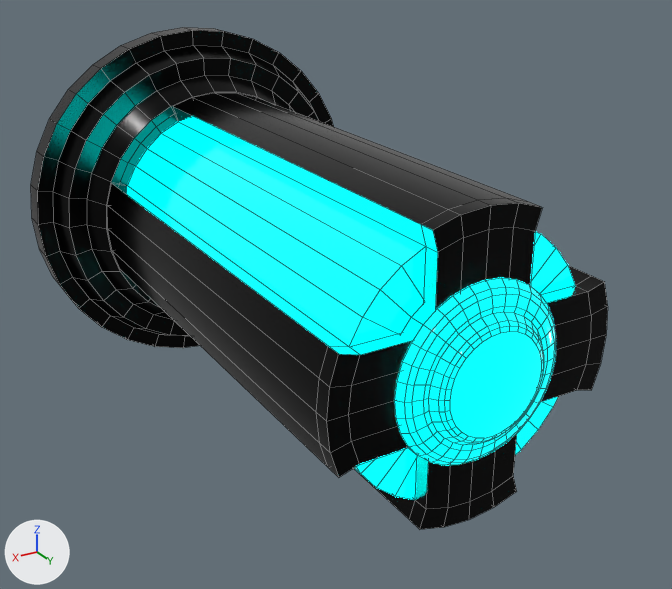
The FBX model ikt/Assets/Assets/Models/CashCow1.fbx, before and after one commit.
Before and after are seen from a camera (50 mm lens) standing at (35.3, 86.5, 28.4) and looking at (-0.7, 26.5, -1.6). Lighting does not change. The marker at lower left points along +X, +Y and +Z. Mesh edges are drawn as thin lines. Where no turn or scale is listed for an object, it has been applied to the vertices.
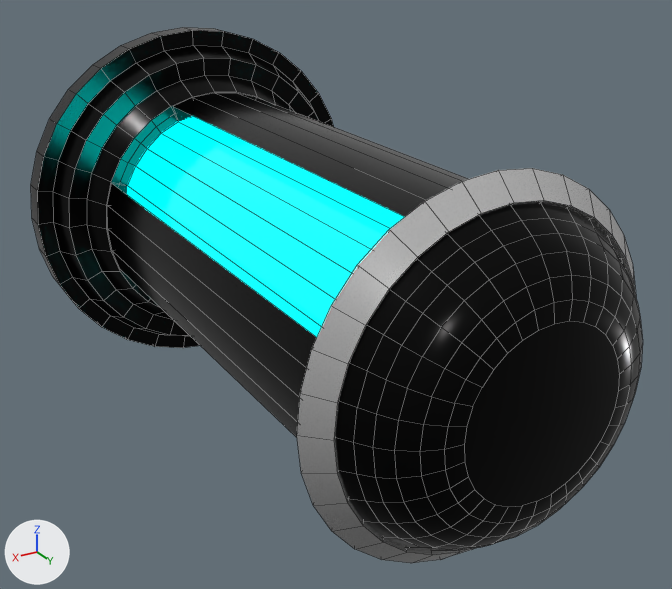
What changed in the scene script:
```text
Add mat_core2_002:
    mat_core2_002 = principled_material('Core2.002')
    mat_core2_002.base_color = (0.731, 0.731, 0.731)  # light grey #dedede
    mat_core2_002.metallic = 0.792
    mat_core2_002.roughness = 0.217
Add mat_core_003:
    mat_core_003 = principled_material('Core.003')
    mat_core_003.base_color = (0.0, 0.0, 0.0)  # black #000000
    mat_core_003.metallic = 0.723
    mat_core_003.roughness = 0.204
Add me_cylinder_016:
    me_cylinder_016.from_pydata(...)  # 128 vertices, 128 faces; spans x -13.6..13.6, y -3.4..1.8, z -13.6..13.6
    me_cylinder_016.materials.append(mat_core2_002)  # light grey #dedede
Add me_cylinder_007:
    me_cylinder_007.from_pydata(...)  # 288 vertices, 258 faces; spans x -12.1..12.1, y -8.4..3.7, z -12.1..12.1
    me_cylinder_007.materials.append(mat_core_003)  # black #000000
Add ob_livet2_001:
    ob_livet2_001 = bpy.data.objects.new('Livet2.001', me_cylinder_016)
    ob_livet2_001.location = (0.0, 45.71, 0.0)
Add ob_livet_001:
    ob_livet_001 = bpy.data.objects.new('Livet.001', me_cylinder_007)
    ob_livet_001.location = (0.0, 47.99, 0.0)
```

What differs and where, as boxes (x1, y1, x2, y2) in the pictures (672 x 589 px):
'Livet.001', added (black): after (336, 203, 643, 550)
'Livet2.001', added: after (297, 168, 636, 563)
